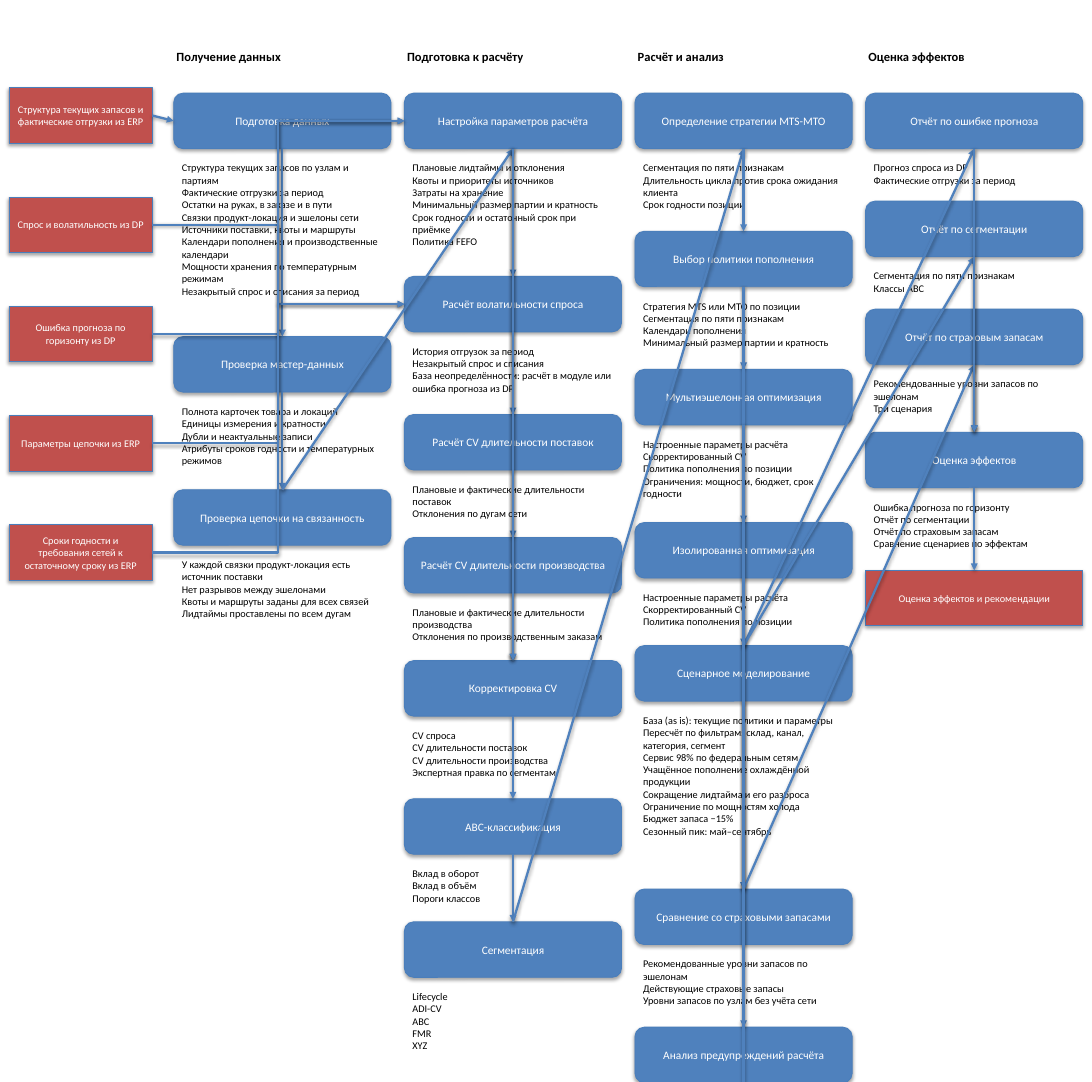
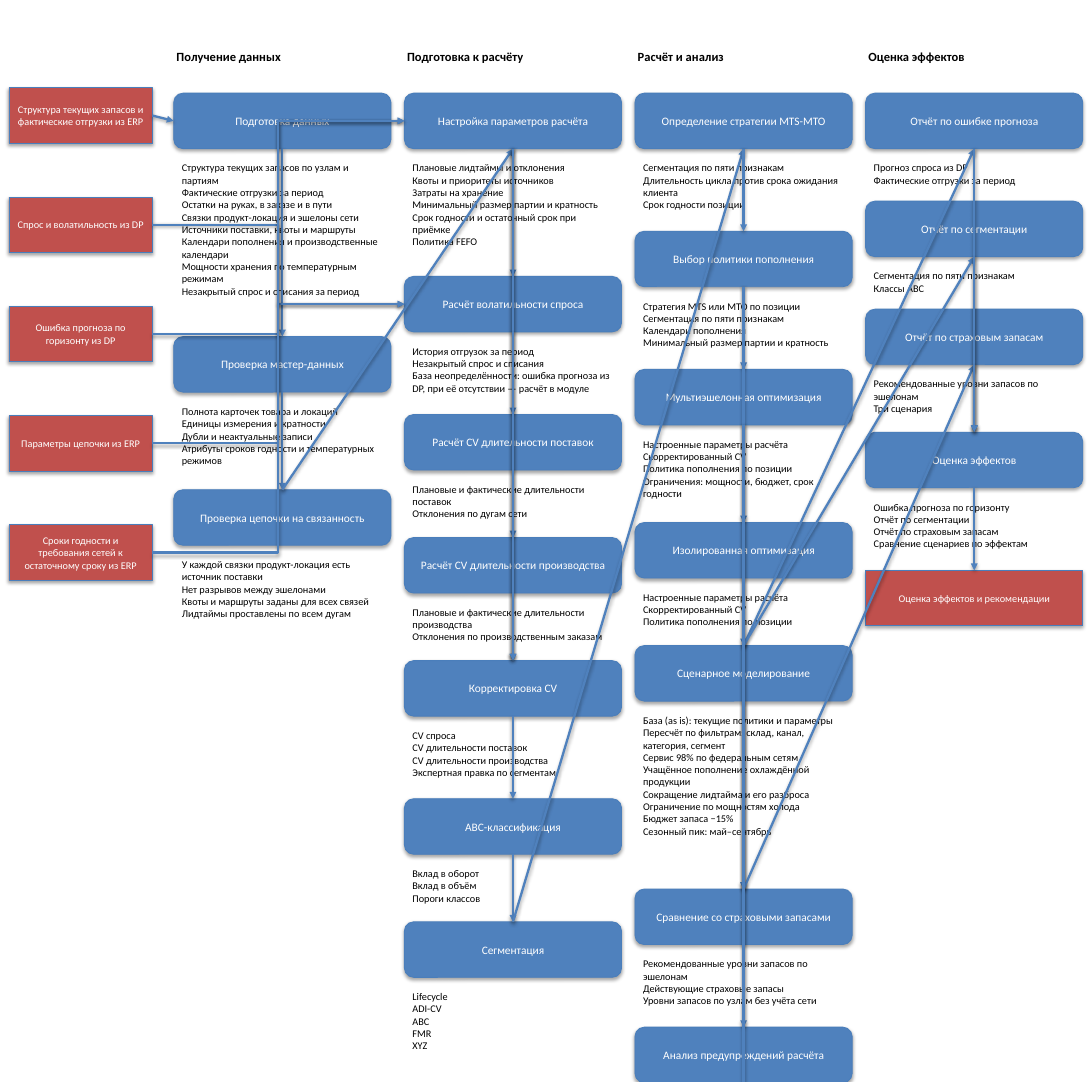
Before and after one commit to AndreyRepinD/process-map, a slide deck: slide 1 of In.Plan MEIO process 06-09-2026.pptx. Drawn at 1092x1082 pixels with LibreOffice and Linux fonts; fonts in the diff are those of the drawing. Boxes give left, top, right and bottom in pixels: in the first picture for what was removed or moved away, otherwise in the second. Text is boxed around its words. In the diff, an @@ line names an element or a change of style, - is before the commit and + after.

```diff
--- a/In.Plan MEIO process 06-09-2026.pptx
+++ b/In.Plan MEIO process 06-09-2026.pptx
@@ text at (x1=412, y1=371, x2=610, y2=394): text changed @@
-База неопределённости: расчёт в модуле или ошибка прогноза из DP
+База неопределённости: ошибка прогноза из DP, при её отсутствии — расчёт в модуле
```
Also in this commit, not shown: 5 other files.
